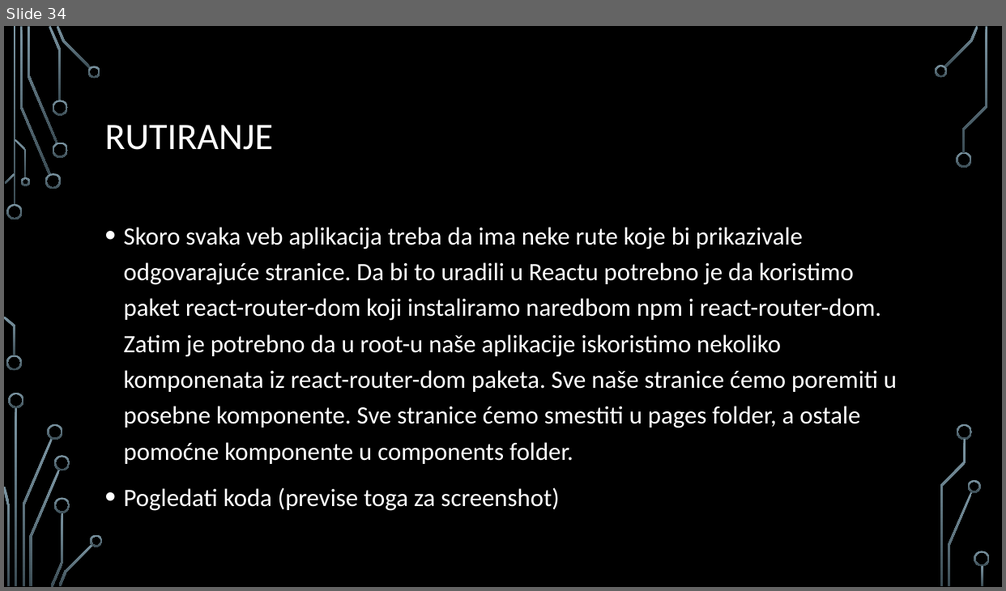
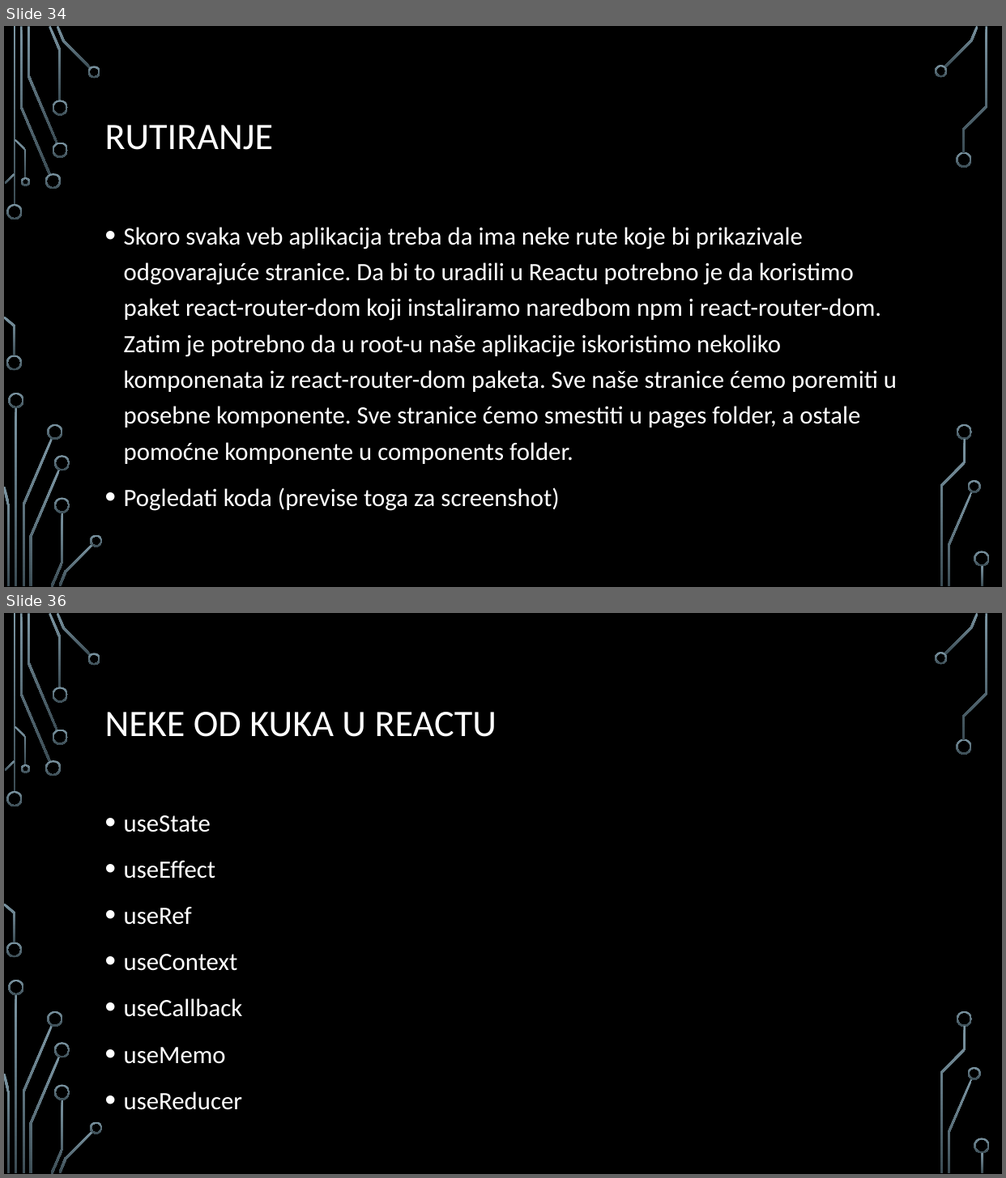
Before and after one commit to MihajloMilojevic/Sekcija, a slide deck: React/React - prezentacija.pptx. Shown one above the other, each under a label of ours: slide 34 before the commit, slides 34 and 36 after it; the slides between them are not shown. The pictures are 1006x591 and 1006x1178 pixels, drawn with LibreOffice and Linux fonts; fonts in the diff are those of the drawing; background and template pictures are left out. Boxes give left, top, right and bottom in pixels: in the first picture for what was removed or moved away, otherwise in the second. Text is boxed around its words. In the diff, an @@ line names an element or a change of style, - is before the commit and + after.

```diff
--- a/React/React - prezentacija.pptx
+++ b/React/React - prezentacija.pptx
@@ slide 36 added at [4,613,1002,1174], background picture (left out); not listed: 36 template elements that a slide beside it also shows @@
@@ title added at [105,712,496,737], 36 pt, text #FFFFFF @@
+NEKE OD KUKA U REACTU
@@ text added at [124,815,243,1110], 24 pt, text #FFFFFF @@
+• useState
+• useEffect
+• useRef
+• useContext
+• useCallback
+• useMemo
+• useReducer
```
Also in this commit, not shown: 1 other slide added, 1 slide removed, 4 other files.
